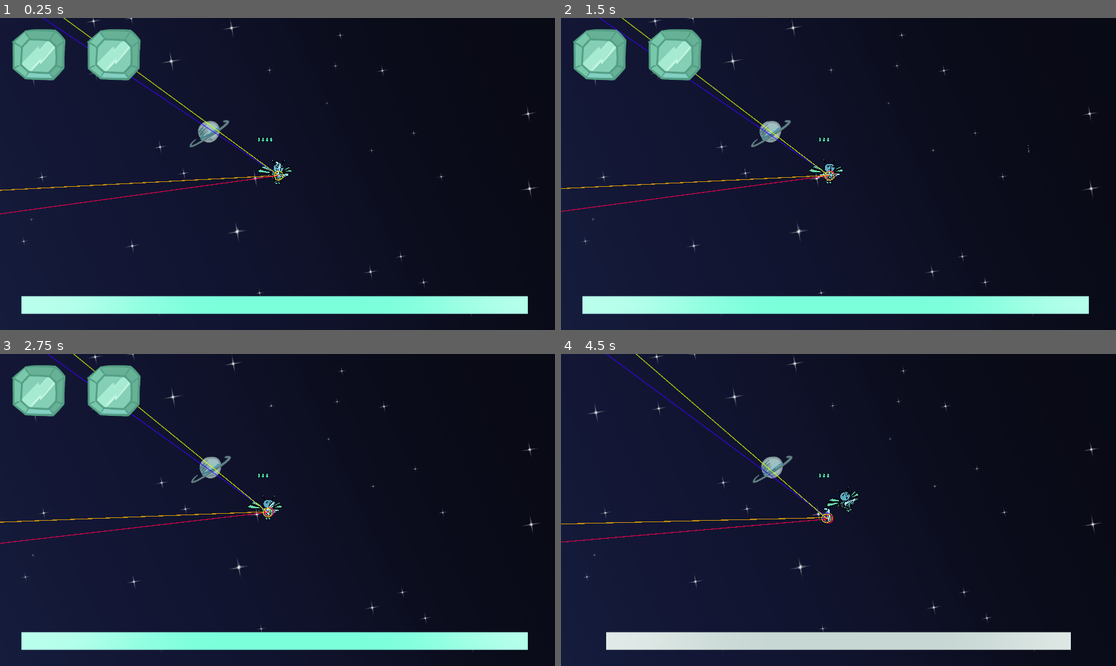
Above: before the commit, frames 1-4 (two rows, left to right).
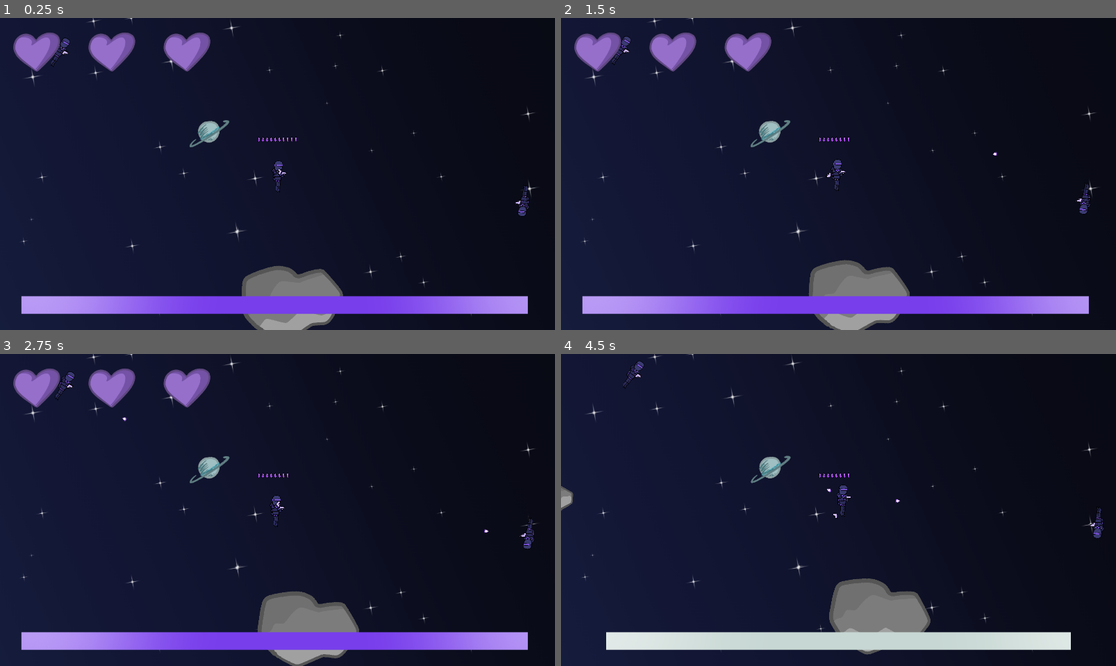
Above: after the commit, the same moments.

Repository: KenanMillet/object-in-motion
Game: Godot game, scene res://Level.tscn
The game is run twice, just before and just after one commit, with the same random seed, the same clock (stepped at 60 frames per second) and the same inputs.
Inputs (mouse positions are in pixels of both pictures, inside the frame that each line leads up to):
- Up to frame 1 (0.25 s): no input
- Up to frame 2 (1.5 s): move the mouse to (960, 158) at 0.52 s; press the mouse at (960, 158) at 0.53 s; move the mouse to (727, 189) at 1.27 s; release the mouse at (727, 189) at 1.28 s; right-click (727, 189) at 1.35 s
- Up to frame 3 (2.75 s): move the mouse to (333, 441) at 2.02 s; tap Middle mouse button (ToggleThrow) at 2.1 s
- Up to frame 4 (4.5 s): move the mouse to (810, 572) at 2.77 s; click (810, 572) at 2.85 s; move the mouse to (1005, 556) at 3.52 s; hold Right mouse button (Focus) 3.53-4.28 s; move the mouse to (672, 463) at 4.27 s; tap Middle mouse button (ToggleThrow) at 4.35 s

The runs differ from the first frame. In frame 1, 12% of the frame differs, in the area x 0-96%, y 0-100%; in frame 2, 12%; in frame 3, 12%, in the area x 0-97%, y 0-100%; in frame 4, 4.5%.

Commit message:
Asteroid spawns!

Diff:
--- /dev/null
+++ b/Asteroid.gd
@@ -0,0 +1,87 @@
+@tool
+class_name Asteroid
+extends RigidBody2D
+
+@export_group("Spawn Parameters")
+## Minimum Linear Speed to give the asteroid when it spawns.
+## Domain: [1,inf)
+@export_range(1, 1000, 1, "or_greater", "suffix:px/s") var linearSpeedMin: float = 100
+## Maximum Linear Speed to give the asteroid when it spawns.
+## Domain: [1,inf)
+@export_range(1, 1000, 1, "or_greater", "suffix:px/s") var linearSpeedMax: float = 300
+## Minimum Angular Speed (in degrees) to give the asteroid when it spawns.
+## Domain: [0,inf)
+@export_range(0, 360, 1, "or_greater", "suffix:°/s") var angularSpeedMin: float = 2
+## Maximum Angular Speed (in degrees) to give the asteroid when it spawns.
+## Domain: [0,inf)
+@export_range(0, 360, 1, "or_greater", "suffix:°/s") var angularSpeedMax: float = 10
+## Chances of the Initial Angular Speed to be in a clockwise direction.
+## Domain: [0,100]
+@export_range(0, 100, 0.01, "suffix:%") var angularSpeedPolarity: float = 50.0
+## Minimum factor that the asteroid's scale will be multiplied by when it spawns.
+## Domain: [0.01,inf)
+@export_range(0.01, 5, 0.01, "or_greater") var scaleFactorMin: float = 0.2
+## Minimum factor that the asteroid's scale will be multiplied by when it spawns.
+## Domain: [0.01,inf)
+@export_range(0.01, 5, 0.01, "or_greater") var scaleFactorMax: float = 1.5
+## Radius that encompasses the entire aesteroid; used to not spawn asteroids too close together.
+@export var boundingCircle: CircleShape2D
+## Radius that another asteroid's bounding circle should not spawn within.
+@export var isolationCircle: CircleShape2D
+@export_group("")
+
+static func _calcAngularSpeedPolarity(aspolarity) -> int:
+	return -1 if randf() > remap(aspolarity, -1, 1, 0, 1) else 1
+
+static func _calcInitialAngularVelocity(asmin, asmax, aspolarity) -> float:
+	return randf_range(asmin, asmax) * _calcAngularSpeedPolarity(aspolarity)
+
+@export_group("Spawn Values")
+var spawnDirection: Vector2
+var spawnLinearVelocity: Vector2
+var spawnAngularVelocity: float
+var spawnScaleFactor: float
+var spawnMassScaleFactor: float
+@export_group("")
+
+func setup(direction: Vector2) -> void:
+	spawnDirection = direction.normalized()
+	spawnLinearVelocity = spawnDirection.normalized() * randf_range(linearSpeedMin, linearSpeedMax)
+	spawnAngularVelocity = _calcInitialAngularVelocity(angularSpeedMin, angularSpeedMax, angularSpeedPolarity)
+	spawnScaleFactor = randf_range(scaleFactorMin, scaleFactorMax)
+	spawnMassScaleFactor = pow(spawnScaleFactor, 3)
+
+static func minSpawnDist(a: Asteroid, b: Asteroid) -> float:
+	return maxf(
+		a.boundingCircle.radius * a.spawnScaleFactor + b.isolationCircle.radius * b.spawnScaleFactor,
+		b.boundingCircle.radius * b.spawnScaleFactor + a.isolationCircle.radius * a.spawnScaleFactor)
+
+static func minRowOffset(row_a: Array[Asteroid], row_b: Array[Asteroid]) -> float:
+	var get_min_offset = func(min_off_for_a: float, a: Asteroid) -> float:
+		var get_min_offset_for_row = func(min_off: float, b: Asteroid) -> float:
+			return maxf(min_off, minSpawnDist(a, b))
+		return row_b.reduce(get_min_offset_for_row, min_off_for_a)
+	return row_a.reduce(get_min_offset, 0)
+
+# Called when the node enters the scene tree for the first time.
+func _ready() -> void:
+	if Engine.is_editor_hint():
+		return
+	global_rotation = randf_range(0, 2*PI)
+	linear_velocity = spawnLinearVelocity
+	angular_velocity = deg_to_rad(spawnAngularVelocity)
+	$Sprite2D.apply_scale(Vector2.ONE * spawnScaleFactor)
+	$CollisionPolygon2D.apply_scale(Vector2.ONE * spawnScaleFactor)
+	mass *= spawnMassScaleFactor
+
+# Called every frame. 'delta' is the elapsed time since the previous frame.
+func _process(_delta: float) -> void:
+	if Engine.is_editor_hint():
+		queue_redraw()
+
+func _draw() -> void:
+	if Engine.is_editor_hint():
+		if isolationCircle != null:
+			draw_circle(Vector2.ZERO, isolationCircle.radius, Color(Color.BLACK, 0.5))
+		if boundingCircle != null:
+			draw_circle(Vector2.ZERO, boundingCircle.radius, Color.BLUE, false)
--- /dev/null
+++ b/Asteroid_1.tscn
@@ -0,0 +1,30 @@
+[gd_scene load_steps=5 format=3 uid="uid://djlohye7cxcoe"]
+
+[ext_resource type="Script" path="res://Asteroid.gd" id="1_npedc"]
+[ext_resource type="Texture2D" uid="uid://cy56p7gjp1kwd" path="res://art/misc/asteroid_1.png" id="2_qc87f"]
+
+[sub_resource type="CircleShape2D" id="CircleShape2D_vdghg"]
+radius = 600.0
+
+[sub_resource type="CircleShape2D" id="CircleShape2D_5ormo"]
+radius = 1000.0
+
+[node name="Aesteroid" type="RigidBody2D"]
+mass = 1500.0
+gravity_scale = 0.0
+linear_damp_mode = 1
+angular_damp_mode = 1
+script = ExtResource("1_npedc")
+linearSpeedMin = 10.0
+linearSpeedMax = 20.0
+scaleFactorMax = 0.4
+boundingCircle = SubResource("CircleShape2D_vdghg")
+isolationCircle = SubResource("CircleShape2D_5ormo")
+
+[node name="Sprite2D" type="Sprite2D" parent="."]
+position = Vector2(60, 0)
+texture = ExtResource("2_qc87f")
+
+[node name="CollisionPolygon2D" type="CollisionPolygon2D" parent="."]
+position = Vector2(60, 0)
+polygon = PackedVector2Array(477, 10, 353, -303, 300, -341, 168, -393, 11, -429, -154, -414, -191, -390, -353, -161, -499, -90, -522, -54, -537, 25, -546, 226, -532, 257, -483, 290, -282, 390, -260, 390, -151, 325, -61, 248, -18, 239, 90, 284, 173, 271, 350, 155, 460, 53)
--- /dev/null
+++ b/Asteroid_2.tscn
@@ -0,0 +1,31 @@
+[gd_scene load_steps=5 format=3 uid="uid://duqrik1wx1bko"]
+
+[ext_resource type="Script" path="res://Asteroid.gd" id="1_iqvbj"]
+[ext_resource type="Texture2D" uid="uid://bhrrwm5j7cjns" path="res://art/misc/asteroid_2.png" id="2_n8lyn"]
+
+[sub_resource type="CircleShape2D" id="CircleShape2D_52o0n"]
+radius = 600.0
+
+[sub_resource type="CircleShape2D" id="CircleShape2D_etc2j"]
+radius = 800.0
+
+[node name="Aesteroid" type="RigidBody2D"]
+mass = 2000.0
+gravity_scale = 0.0
+linear_damp_mode = 1
+angular_damp_mode = 1
+script = ExtResource("1_iqvbj")
+linearSpeedMin = 2.0
+linearSpeedMax = 5.0
+scaleFactorMin = 0.4
+scaleFactorMax = 0.75
+boundingCircle = SubResource("CircleShape2D_52o0n")
+isolationCircle = SubResource("CircleShape2D_etc2j")
+
+[node name="Sprite2D" type="Sprite2D" parent="."]
+position = Vector2(40, 0)
+texture = ExtResource("2_n8lyn")
+
+[node name="CollisionPolygon2D" type="CollisionPolygon2D" parent="."]
+position = Vector2(40, 0)
+polygon = PackedVector2Array(390, -60, 410, -250, 245, -440, 15, -460, -225, -435, -465, -185, -530, -155, -575, 135, -385, 340, -275, 325, -200, 375, 80, 390, 245, 425, 390, 230, 350, 0)
--- /dev/null
+++ b/Asteroid_3.tscn
@@ -0,0 +1,33 @@
+[gd_scene load_steps=5 format=3 uid="uid://dvvrl5sami12e"]
+
+[ext_resource type="Script" path="res://Asteroid.gd" id="1_vl7md"]
+[ext_resource type="Texture2D" uid="uid://dlyt7djxodhv8" path="res://art/misc/asteroid_3.png" id="2_ccgac"]
+
+[sub_resource type="CircleShape2D" id="CircleShape2D_kyt0b"]
+radius = 650.0
+
+[sub_resource type="CircleShape2D" id="CircleShape2D_2p1v3"]
+radius = 1200.0
+
+[node name="Aesteroid" type="RigidBody2D"]
+mass = 500.0
+gravity_scale = 0.0
+linear_velocity = Vector2(-48.8583, 24.4291)
+linear_damp_mode = 1
+angular_velocity = 0.0409683
+angular_damp_mode = 1
+script = ExtResource("1_vl7md")
+linearSpeedMin = 50.0
+linearSpeedMax = 100.0
+scaleFactorMin = 0.05
+scaleFactorMax = 0.15
+boundingCircle = SubResource("CircleShape2D_kyt0b")
+isolationCircle = SubResource("CircleShape2D_2p1v3")
+
+[node name="Sprite2D" type="Sprite2D" parent="."]
+position = Vector2(-100, 0)
+texture = ExtResource("2_ccgac")
+
+[node name="CollisionPolygon2D" type="CollisionPolygon2D" parent="."]
+position = Vector2(-100, 0)
+polygon = PackedVector2Array(505, 55, 465, -30, 380, -165, 285, -275, 150, -300, -35, -300, -70, -275, -390, -240, -485, -25, -285, 235, -95, 175, 340, 255)
--- a/Background_1.tscn
+++ b/Background_1.tscn
@@ -10,3 +10,5 @@
 [node name="SPAAAAACE!" type="Sprite2D" parent="BG"]
 texture = ExtResource("1_vv57e")
 centered = false
+
+[node name="Asteroids" type="Parallax2D" parent="."]
--- a/GunPistol.tscn
+++ b/GunPistol.tscn
@@ -15,7 +15,7 @@
 angular_damp_mode = 1
 script = ExtResource("1_fvhs3")
 bullet = ExtResource("2_nynuw")
-playerBulletSpeed = 800
+playerBulletSpeed = 1000
 enemyBulletSpeed = 600
 gunRecoil = 700.0
 playerAgentRecoil = 400.0
--- a/GunSMG.tscn
+++ b/GunSMG.tscn
@@ -16,7 +16,7 @@
 angular_damp_mode = 1
 script = ExtResource("1_wfk30")
 bullet = ExtResource("2_o5ife")
-playerBulletSpeed = 350
+playerBulletSpeed = 550
 enemyBulletSpeed = 450
 gunRecoil = 400.0
 playerAgentRecoil = 300.0
--- a/GunShotgun.tscn
+++ b/GunShotgun.tscn
@@ -16,7 +16,7 @@
 angular_damp_mode = 1
 script = ExtResource("1_b440x")
 bullet = ExtResource("2_no545")
-playerBulletSpeed = 400
+playerBulletSpeed = 800
 enemyBulletSpeed = 700
 gunRecoil = 1500.0
 playerAgentRecoil = 1000.0
--- a/InstanceManager.gd
+++ b/InstanceManager.gd
@@ -15,7 +15,12 @@
 @export var agentWeights: Array[int] = []
 @export var gunTable: Array[PackedScene] = []
 @export var gunWeights: Array[int] = []
-@export var aesteroidTileSpacing: float = 300
+@export var asteroidTable: Array[PackedScene] = []
+@export var asteroidWeights: Array[int] = []
+@export var asteroidWaveRows: int = 3
+@export var asteroidsPerRow: int = 5
+@export var asterWaveSpawnDist: float = 8000
+@export_range(0, 15, 0.01, "radians_as_degrees") var asterAngleVariance: float
 @export_group("")
 
 @export var players: Array[Player] = []
@@ -41,8 +46,9 @@
 
 @onready var _spawnZoneTL = _min_bounds(spawnZoneCornerA.global_position, spawnZoneCornerB.global_position)
 @onready var _spawnZoneBR = _max_bounds(spawnZoneCornerA.global_position, spawnZoneCornerB.global_position)
-var _agentWeightedTable: Array[int] = []
-var _gunWeightedTable: Array[int] = []
+var _agentWeightedTable: Array[PackedScene] = []
+var _gunWeightedTable: Array[PackedScene] = []
+var _asteroidWeightedDeck: Array[PackedScene] = []
 
 @onready var debugCanvas: Node2D = DebugCanvas.locate(self)
 
@@ -71,12 +77,17 @@
 	return _rand_in_bounds(_spawnZoneTL, _spawnZoneBR)
 
 func _randomAgentAndGun():
-	var agent_idx = _agentWeightedTable.pick_random()
-	var gun_idx = agent_idx if forceGunMatchesAgent else _gunWeightedTable.pick_random()
-	return [
-		agentTable[agent_idx].instantiate(),
-		gunTable[gun_idx].instantiate()
-	]
+	if forceGunMatchesAgent:
+		var i = randi_range(0, _agentWeightedTable.size()-1)
+		return [
+			_agentWeightedTable[i].instantiate(),
+			_gunWeightedTable[i].instantiate()
+		]
+	else:
+		return [
+			_agentWeightedTable.pick_random().instantiate(),
+			_gunWeightedTable.pick_random().instantiate()
+		]
 
 func spawnAgent(agent: Agent, pos: Vector2 = _default_spawn_pos(), gun: Gun = null, targetPlayer: Player = players.pick_random()) -> void:
 	agent.global_position = pos
@@ -108,25 +119,91 @@
 	spawnAgent(newAgent, position, newGun, player)
 	player.controlAgent(newAgent, newGun)
 
+func _makeAsteroidWave(direction: Vector2) -> Array[Array]:
+	var wave: Array[Array]
+	wave.resize(asteroidWaveRows)
+	var wt_idx = 0
+	for row_idx in asteroidWaveRows:
+		var row: Array[Asteroid]
+		row.resize(asteroidsPerRow)
+		for ast_idx in asteroidsPerRow:
+			if wt_idx == 0:
+				_asteroidWeightedDeck.shuffle()
+			row[ast_idx] = _asteroidWeightedDeck[wt_idx].instantiate()
+			wt_idx = (wt_idx + 1) % _asteroidWeightedDeck.size()
+			var asteroid: Asteroid = row[ast_idx]
+			asteroid.setup(direction if asterAngleVariance == 0 else direction.rotated(randf_range(-asterAngleVariance, asterAngleVariance)))
+			asteroid.add_collision_exception_with(levelBounds)
+		wave[row_idx] = row
+	return wave
+
+func spawnAsteroidWave(direction: Vector2, distance_from_center: float = asterWaveSpawnDist) -> Array[Asteroid]:
+	if asteroidWaveRows * asteroidsPerRow == 0:
+		return []
+
+	direction = direction.normalized()
+	var wave: Array[Array] = _makeAsteroidWave(direction)
+
+	var row_origin: Vector2 = direction * -distance_from_center
+	var wave_line: Vector2 = direction.rotated(PI/2)
+	for row_idx in wave.size():
+		var row: Array[Asteroid] = wave[row_idx] as Array[Asteroid]
+		if row_idx != 0:
+			var prev_row: Array[Asteroid] = wave[row_idx-1]
+			row_origin += direction * -Asteroid.minRowOffset(row, prev_row)
+		for col_idx in row.size():
+			var asteroid: Asteroid = row[col_idx]
+			if col_idx == 0:
+				asteroid.global_position = row_origin
+			else:
+				var prev_asteroid: Asteroid = row[col_idx-1]
+				asteroid.global_position = prev_asteroid.global_position + wave_line * Asteroid.minSpawnDist(asteroid, prev_asteroid)
+
+	for row: Array[Asteroid] in wave:
+		var row_width = row[0].global_position.distance_to(row[-1].global_position)
+		for asteroid: Asteroid in row:
+			asteroid.global_position -= wave_line * row_width
+
+	for row: Array[Asteroid] in wave:
+		for asteroid: Asteroid in row:
+			add_child(asteroid)
+	return wave.reduce(func(a, b): return a + b)
+
+func _makeWeightedTable(table: Array[PackedScene], weights: Array[int]) -> Array[PackedScene]:
+	var weighted: Array[PackedScene]
+	if weights.size() == 0:
+		weights.resize(table.size())
+		weights.fill(1)
+	weighted.resize(weights.reduce(func(a,b): return a+b))
+	var wi = 0
+	for i in table.size():
+		var weight = weights[i] if weights.size() > i else 0
+		for _j in weight:
+			weighted[wi] = table[i]
+			wi += 1
+	return weighted
+
 func _ready() -> void:
-	var tbls = [[agentTable, agentWeights, _agentWeightedTable]]
-	if !forceGunMatchesAgent:
-		tbls.append([gunTable, gunWeights, _gunWeightedTable])
-	for tbl_trio in tbls:
-		var in_tbl = tbl_trio[0]
-		var wt_tbl = tbl_trio[1]
-		var out_tbl = tbl_trio[2]
-		for i in in_tbl.size():
-			var weight: int = wt_tbl[i] if wt_tbl.size() > i else 0
-			for _j in weight:
-				out_tbl.append(i)
-		if out_tbl.is_empty():
-			for i in in_tbl.size():
-				out_tbl.append(i)
+	_agentWeightedTable = _makeWeightedTable(agentTable, agentWeights)
+	_gunWeightedTable = _makeWeightedTable(gunTable, agentWeights if forceGunMatchesAgent else gunWeights)
+	_asteroidWeightedDeck = _makeWeightedTable(asteroidTable, asteroidWeights)
+
+	var is_asteroid_covering_agent = func(asteroid: Asteroid, agent: Agent) -> bool:
+		return asteroid.global_position.distance_to(agent.global_position) < asteroid.boundingCircle.radius * asteroid.spawnScaleFactor
+
+	var aster_wave: Array[Asteroid] = spawnAsteroidWave(Vector2.RIGHT.rotated(randf_range(0, 2*PI)), 0)
+	var aster_mid_point: Vector2 = (aster_wave[0].global_position + aster_wave[-1].global_position)/2
+	for asteroid: Asteroid in aster_wave:
+		asteroid.global_position -= aster_mid_point
+
+	var asteroids_covering_agents = {}
 
 	for i in enemiesToSpawn:
 		var agent_and_gun = _randomAgentAndGun()
 		spawnAgent(agent_and_gun[0], _randomSpawnLocation(), agent_and_gun[1])
+		for asteroid: Asteroid in aster_wave:
+			if is_asteroid_covering_agent.call(asteroid, agent_and_gun[0]):
+				asteroids_covering_agents[asteroid] = asteroid
 
 	assert(playerSpawns.size() >= players.size(), "There must be at least as many possible player spawns as there are players!")
 	for player in players:
@@ -135,6 +212,13 @@
 	for i in players.size():
 		var player: Player = players[i]
 		_spawn_player(player, playerSpawns[i].global_position)
+		for asteroid: Asteroid in aster_wave:
+			if is_asteroid_covering_agent.call(asteroid, player.agent):
+				asteroids_covering_agents[asteroid] = asteroid
+
+	for asteroid: Asteroid in asteroids_covering_agents.keys():
+		asteroid.queue_free()
+	asteroids_covering_agents = {}
 
 	debugAimForSmall = debugAimForSmall
 	debugAimForMedium = debugAimForMedium
--- a/Level.tscn
+++ b/Level.tscn
@@ -10,6 +10,9 @@
 [ext_resource type="PackedScene" uid="uid://dps1u886grvy8" path="res://AgentSmall.tscn" id="5_j57wm"]
 [ext_resource type="PackedScene" uid="uid://c32dxdpwasqrj" path="res://GunSMG.tscn" id="7_55d5r"]
 [ext_resource type="PackedScene" uid="uid://dhdueamxhb7yf" path="res://GunShotgun.tscn" id="8_fxed1"]
+[ext_resource type="PackedScene" uid="uid://djlohye7cxcoe" path="res://Asteroid_1.tscn" id="10_5atcg"]
+[ext_resource type="PackedScene" uid="uid://duqrik1wx1bko" path="res://Asteroid_2.tscn" id="11_ttuxb"]
+[ext_resource type="PackedScene" uid="uid://dvvrl5sami12e" path="res://Asteroid_3.tscn" id="12_gtp6l"]
 
 [sub_resource type="WorldBoundaryShape2D" id="WorldBoundaryShape2D_u2hhs"]
 
@@ -28,11 +31,13 @@
 spawnZoneCornerB = NodePath("Spawn Bounds B")
 enemiesToSpawn = 4
 agentTable = Array[PackedScene]([ExtResource("3_yqvf8"), ExtResource("4_3dgf3"), ExtResource("5_j57wm")])
-agentWeights = Array[int]([0, 1, 0])
+agentWeights = Array[int]([1, 1, 1])
 gunTable = Array[PackedScene]([ExtResource("4_o8hum"), ExtResource("7_55d5r"), ExtResource("8_fxed1")])
+asteroidTable = Array[PackedScene]([ExtResource("10_5atcg"), ExtResource("11_ttuxb"), ExtResource("12_gtp6l")])
+asteroidWeights = Array[int]([1, 1, 1])
+asterAngleVariance = 0.261799
 players = [NodePath("../Player")]
 playerSpawns = [NodePath("Player Spawn 1")]
-debugAimForMedium = true
 levelBounds = NodePath("../Bounds")
 
 [node name="Default Spawn Location" type="Marker2D" parent="Instance Manager"]
@@ -48,7 +53,6 @@
 position = Vector2(10, 12)
 
 [node name="Player" parent="." instance=ExtResource("2_48rs6")]
-startingAgent = ExtResource("5_j57wm")
 
 [node name="Bounds" type="StaticBody2D" parent="."]
 
--- a/Player.tscn
+++ b/Player.tscn
@@ -2,13 +2,13 @@
 
 [ext_resource type="Script" path="res://Player.gd" id="1_8uice"]
 [ext_resource type="PackedScene" uid="uid://rl71eoe3h2qx" path="res://AgentStarting.tscn" id="2_hj332"]
-[ext_resource type="PackedScene" uid="uid://dhdueamxhb7yf" path="res://GunShotgun.tscn" id="3_8ac62"]
+[ext_resource type="PackedScene" uid="uid://dxlvnghp7s5iy" path="res://GunPistol.tscn" id="3_sv8b6"]
 [ext_resource type="PackedScene" uid="uid://ddjmlwnyldf4a" path="res://hud.tscn" id="4_ns5kd"]
 
 [node name="Player" type="Node" node_paths=PackedStringArray("camera", "cameraMount", "cursorPos")]
 script = ExtResource("1_8uice")
 startingAgent = ExtResource("2_hj332")
-startingGun = ExtResource("3_8ac62")
+startingGun = ExtResource("3_sv8b6")
 camera = NodePath("CameraMount/Camera2D")
 cameraMount = NodePath("CameraMount")
 cursorPos = NodePath("CursorPos")
--- a/project.godot
+++ b/project.godot
@@ -13,7 +13,6 @@
 config/name="Object In Motion"
 run/main_scene="res://Level.tscn"
 config/features=PackedStringArray("4.3", "GL Compatibility")
-config/icon="res://icon.svg"
 
 [display]
 
Not shown: 1 places in Level.tscn that only renumber resources
